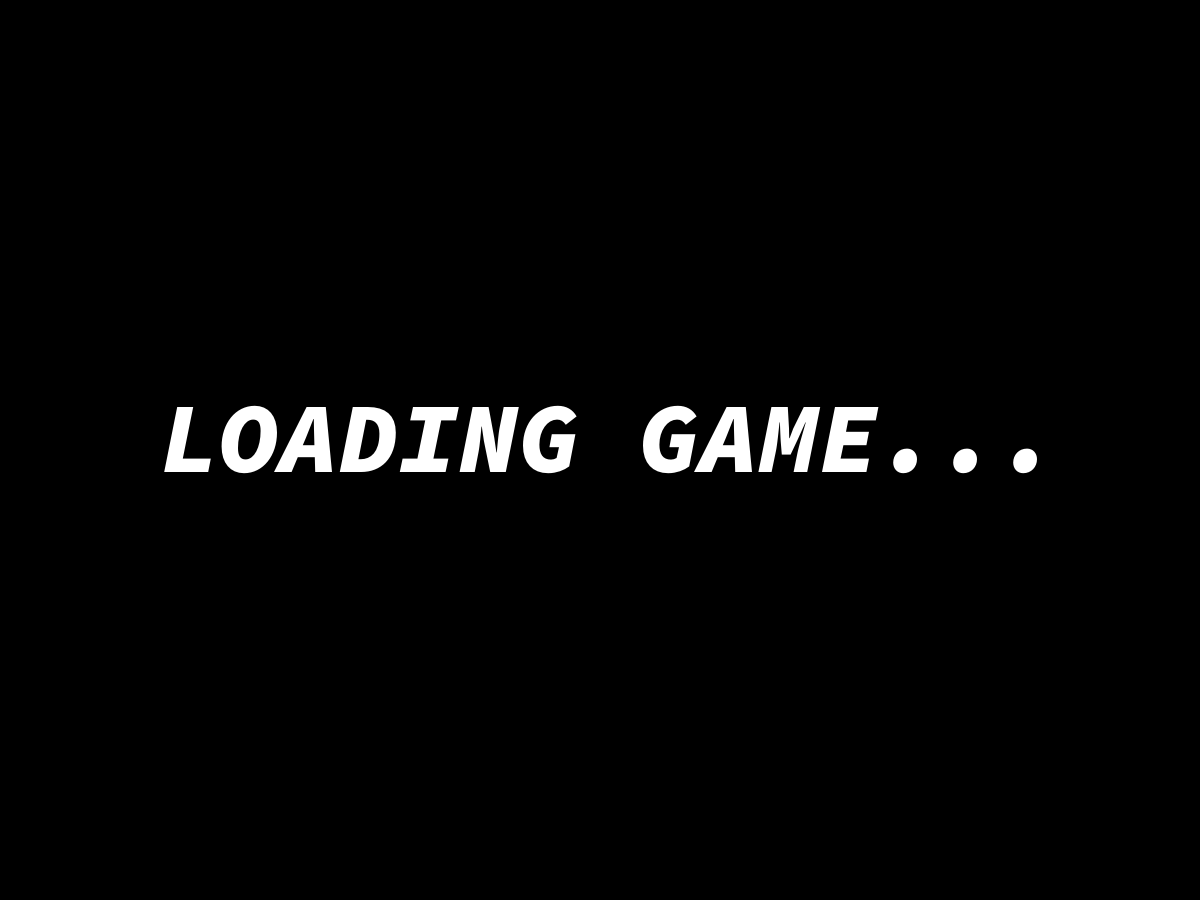
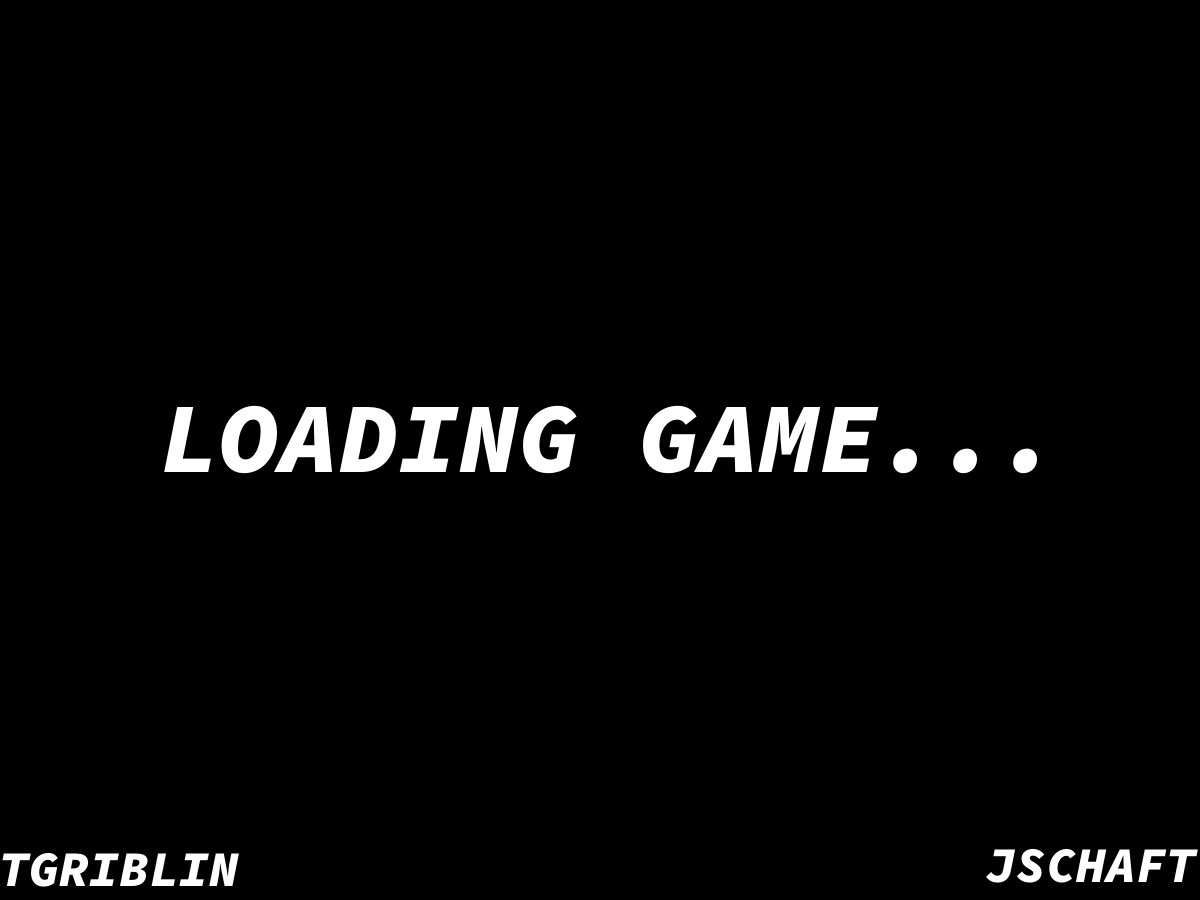
Layer changes from the first 1200 x 900 image to the second:
added layer "JSCHAFT" above "TGRIBLIN" over [986, 848, 1198, 883]
added layer "TGRIBLIN" above "bg" over [2, 852, 239, 887]
